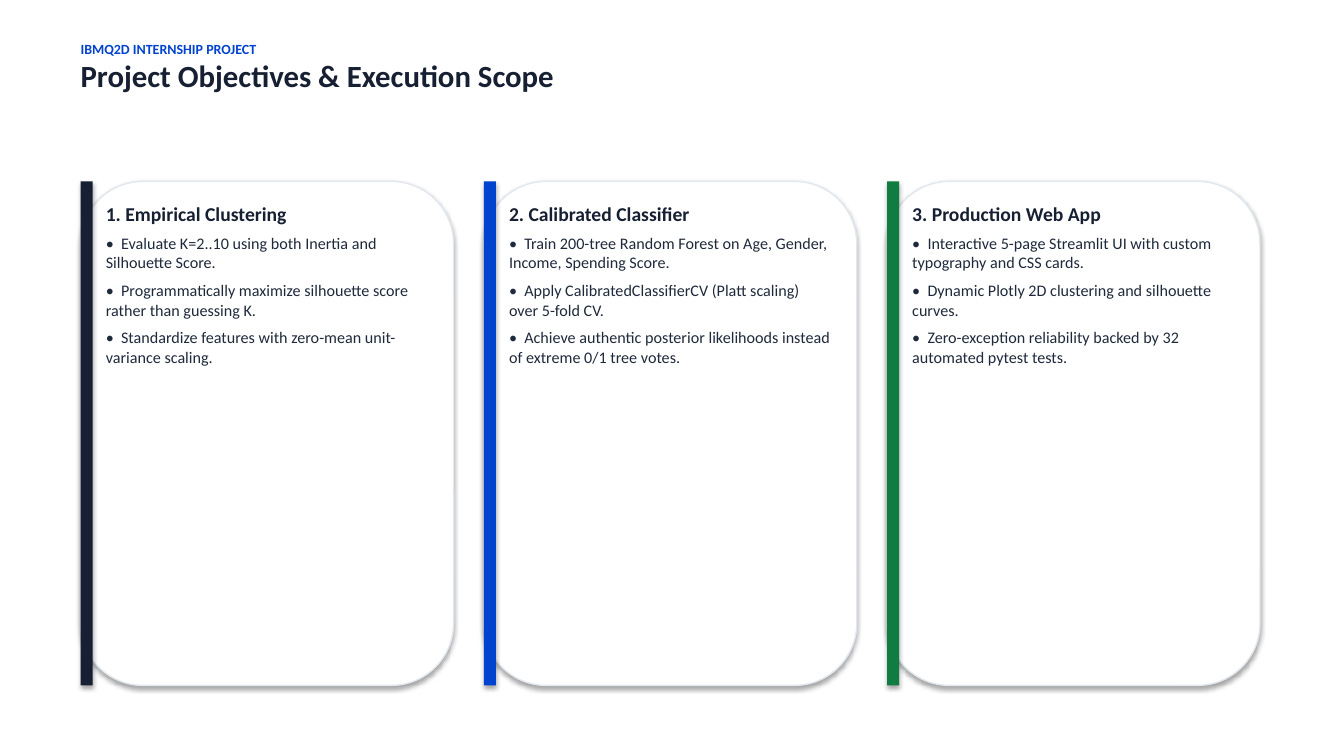
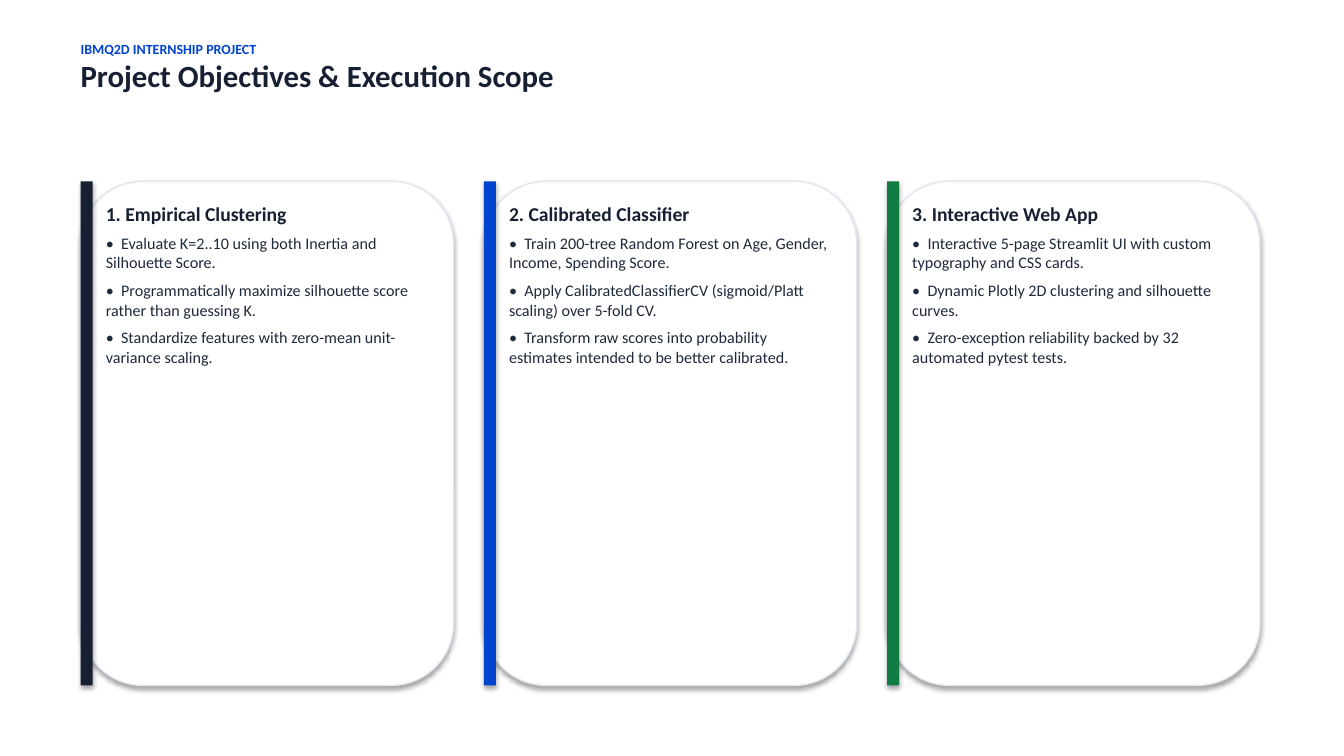
Before and after one commit to karthikeyangullipalli/IBM_Q2D_MultiSegmentCustomerRetailAnalysis, a slide deck: slide 4 of docs/presentation.pptx. Drawn at 1344x756 pixels with LibreOffice and Linux fonts; fonts in the diff are those of the drawing. Boxes give left, top, right and bottom in pixels: in the first picture for what was removed or moved away, otherwise in the second. Text is boxed around its words. In the diff, an @@ line names an element or a change of style, - is before the commit and + after.

```diff
--- a/docs/presentation.pptx
+++ b/docs/presentation.pptx
@@ text at [912,207,1098,224]: text changed @@
-3. Production Web App
+3. Interactive Web App
@@ text at [509,284,804,363]: text changed @@
-• Apply CalibratedClassifierCV (Platt scaling) over 5-fold CV.
-• Achieve authentic posterior likelihoods instead of extreme 0/1 tree votes.
+• Apply CalibratedClassifierCV (sigmoid/Platt scaling) over 5-fold CV.
+• Transform raw scores into probability estimates intended to be better calibrated.
```
Also in this commit, not shown: 9 other slides changed, 12 other files.
